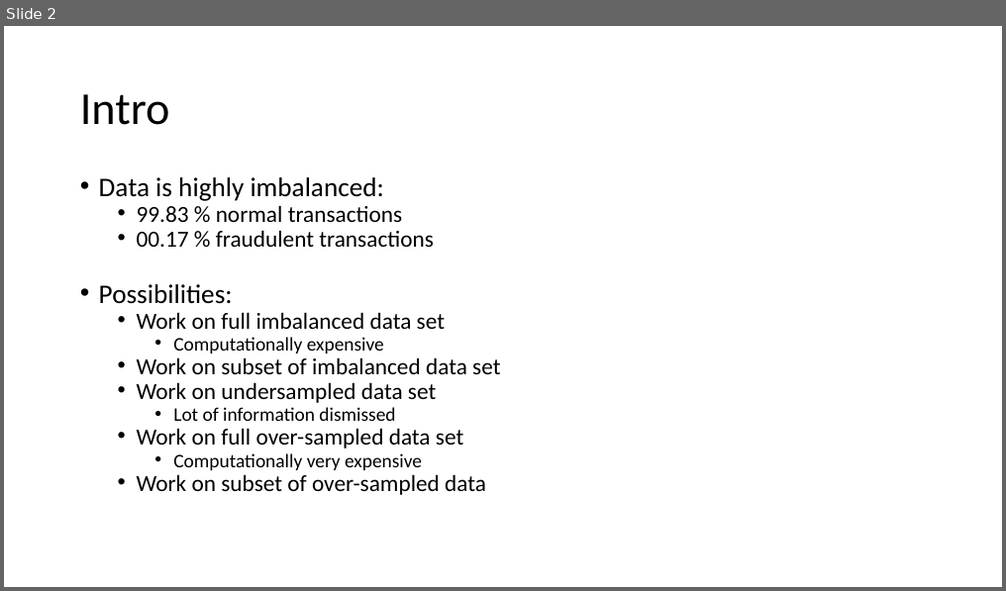
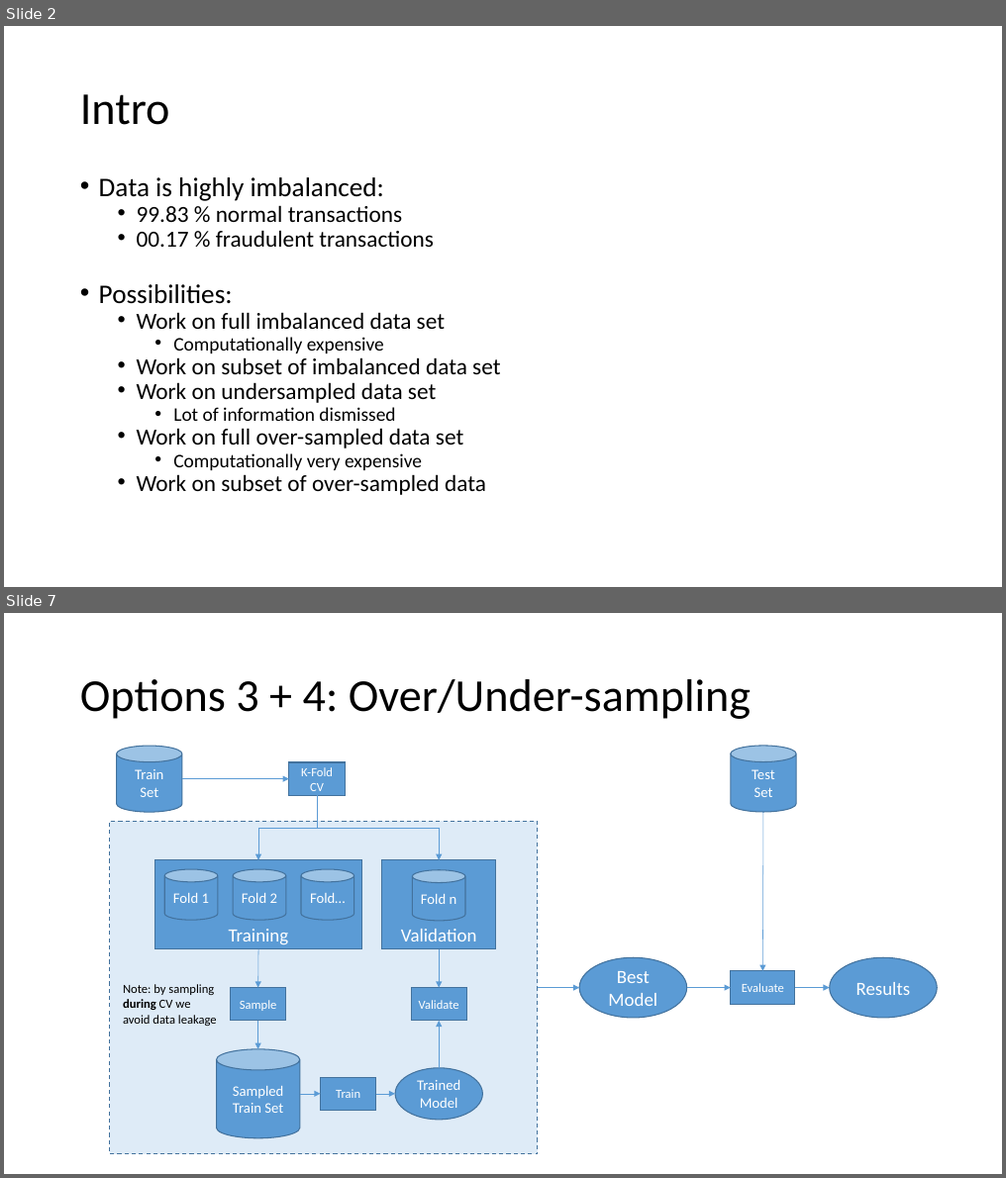
Before and after one commit to janedoesrepo/Autoencoder-ImbalancedCreditData, a slide deck: reports/presentation_draft_v1.pptx. Shown one above the other, each under a label of ours: slide 2 before the commit, slides 2 and 7 after it; the slides between them are not shown. The pictures are 1006x591 and 1006x1178 pixels, drawn with LibreOffice and Linux fonts; fonts in the diff are those of the drawing. Boxes give left, top, right and bottom in pixels: in the first picture for what was removed or moved away, otherwise in the second. Text is boxed around its words. In the diff, an @@ line names an element or a change of style, - is before the commit and + after.

```diff
--- a/reports/presentation_draft_v1.pptx
+++ b/reports/presentation_draft_v1.pptx
@@ slide 7 added at box(4, 613, 1002, 1174), background #FFFFFF @@
@@ title added at box(80, 679, 750, 719), 44 pt, text #000000 @@
+Options 3 + 4: Over/Under-sampling
@@ cylinder added at box(116, 746, 182, 812), fill #5B9BD5, outline #43739E 1 pt, 14 pt, text #FFFFFF @@
+Train
+Set
@@ arrow added from (182, 779) to (289, 779), #5B9BD5 0.5 pt @@
@@ rectangle added at box(289, 762, 345, 796), fill #5B9BD5, outline #43739E 1 pt, 12 pt, text #FFFFFF @@
+K-Fold CV
@@ elbow arrow added from (317, 796) to (258, 861), #5B9BD5 0.5 pt @@
@@ elbow arrow added from (317, 796) to (439, 861), #5B9BD5 0.5 pt @@
@@ arrow added from (764, 812) to (763, 971), #5B9BD5 0.5 pt @@
@@ rectangle added at box(110, 821, 538, 1155), fill #DEEBF7, outline #43739E 1 pt dashed @@
@@ group added at box(155, 861, 496, 950): 4 cylinders, 2 rectangles @@
+Validation
+Training
+Fold 1
+Fold 2
+Fold…
+Fold n
@@ arrow added from (258, 950) to (258, 988), #5B9BD5 0.5 pt @@
@@ arrow added from (439, 950) to (439, 988), #5B9BD5 0.5 pt @@
@@ group added at box(580, 746, 938, 1018): 2 ellipses, 1 cylinder, 1 rectangle, 1 arrow @@
+Best Model
+Test
+Set
+Evaluate
+Results
@@ text added at box(123, 984, 217, 1026), 12 pt, text #000000 @@
+Note: by sampling during CV we avoid data leakage
@@ rectangle added at box(230, 988, 285, 1021), fill #5B9BD5, outline #43739E 1 pt, 12 pt, text #FFFFFF @@
+Sample
@@ rectangle added at box(411, 988, 466, 1021), fill #5B9BD5, outline #43739E 1 pt, 12 pt, text #FFFFFF @@
+Validate
@@ arrow added from (538, 988) to (580, 988), #5B9BD5 0.5 pt @@
@@ arrow added from (795, 988) to (830, 988), #5B9BD5 0.5 pt @@
@@ arrow added from (258, 1021) to (258, 1050), #5B9BD5 0.5 pt @@
@@ arrow added from (439, 1068) to (439, 1021), #5B9BD5 0.5 pt @@
@@ cylinder added at box(217, 1050, 300, 1139), fill #5B9BD5, outline #43739E 1 pt, 14 pt, text #FFFFFF @@
+Sampled Train Set
@@ rectangle added at box(321, 1078, 376, 1111), fill #5B9BD5, outline #43739E 1 pt, 12 pt, text #FFFFFF @@
+Train
@@ ellipse added at box(395, 1068, 483, 1120), fill #5B9BD5, outline #43739E 1 pt, 14 pt, text #FFFFFF @@
+Trained Model
@@ arrow added from (300, 1094) to (321, 1094), #5B9BD5 0.5 pt @@
@@ arrow added from (376, 1094) to (395, 1094), #5B9BD5 0.5 pt @@
```
Also in this commit, not shown: 4 slides changed, 1 slide removed, 5 other files.
